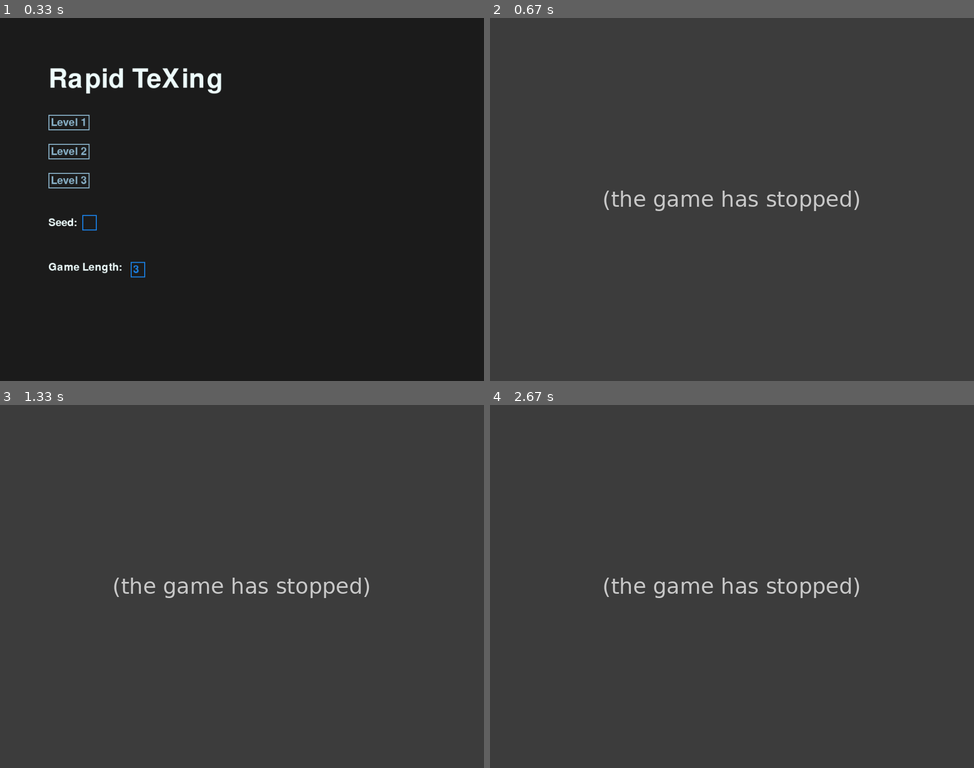
Above: before the commit, frames 1-4 (two rows, left to right).
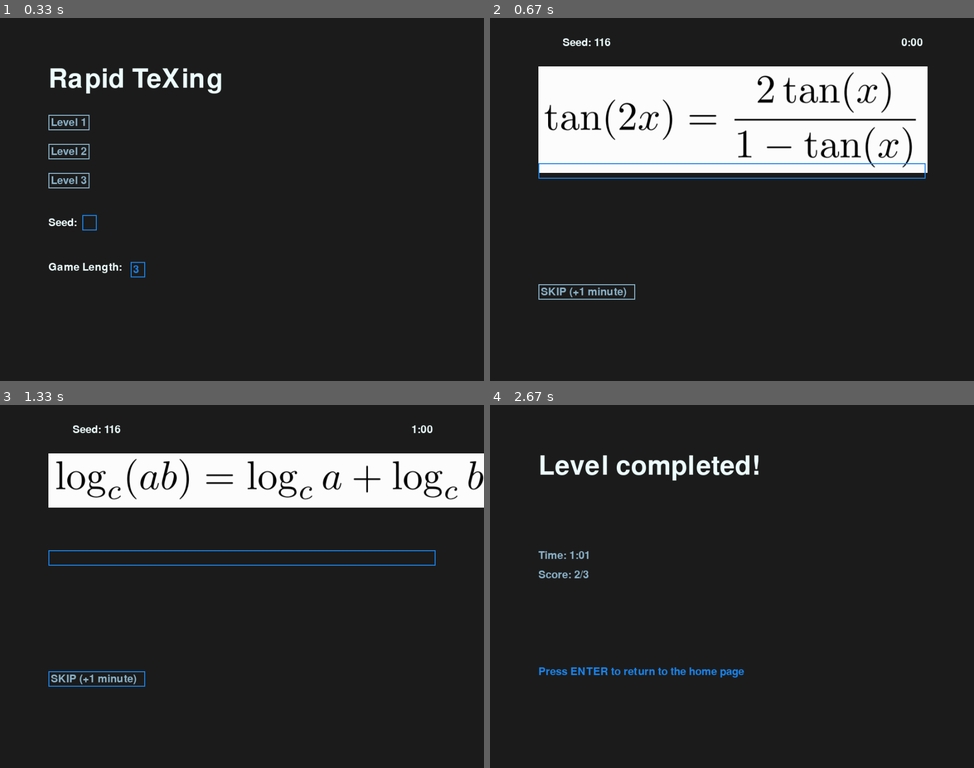
Above: after the commit, the same moments.

Repository: NiamV/OxfordHack
Game: pygame game, started from textInput.py
Two runs of this game, one before a commit and one after it. Both use one fixed random seed, a clock stepped at 60 frames per second and the inputs below.
Inputs (mouse positions are in pixels of both pictures, inside the frame that each line leads up to):
- Up to frame 1 (0.33 s): no input
- Up to frame 2 (0.67 s): click "Level 2" at 0.38 s
- Up to frame 3 (1.33 s): type "ann" at 0.67 s; tap Enter at 1 s; click (91, 669) at 1.27 s
- Up to frame 4 (2.67 s): click (911, 713) at 1.6 s; tap Enter at 2.38 s

Frame 1 is identical in both runs. In frame 2, 100% of the frame differs, in the area x 0-100%, y 0-100%; in frame 3, 100%; in frame 4, 100%.
Error before the commit: TypeError: 'map' object is not subscriptable (textInput.py line 230); the game stopped at 0.4 s (later frames are placeholders)

Commit message:
Updated textInput

Diff:
--- a/caraPygame.py
+++ /dev/null
@@ -1,24 +0,0 @@
-import pygame as pg
-
-
-pg.init()
-screen = pg.display.set_mode((128, 128))
-clock = pg.time.Clock()
-
-counter, text = 0, '0'.rjust(3)
-pg.time.set_timer(pg.USEREVENT, 1000)
-font = pg.font.SysFont('Consolas', 30)
-
-while True:
-    for e in pg.event.get():
-        if e.type == pg.USEREVENT:
-            counter += 1
-            text = str(counter).rjust(3) if counter > 0 else 'boom!'
-        if e.type == pg.QUIT: break
-    else:
-        screen.fill((255, 255, 255))
-        screen.blit(font.render(text, True, (0, 0, 0)), (32, 48))
-        pg.display.flip()
-        clock.tick(60)
-        continue
-    break
--- a/niamPygame.py
+++ /dev/null
@@ -1,41 +0,0 @@
-import pygame
-import sys
-
-import imageMapping
-import random
-
-pygame.init()
-
-screen = pygame.display.set_mode((800,900))
-
-clock = pygame.time.Clock()
-
-done = False
-
-imageCount = 8
-
-equationsFile = open("static/Equations.txt", "r").read().splitlines()
-
-# Redone every game
-count = 0
-n = random.randint(1,imageCount*(imageCount-1)*(imageCount-2))
-threeImages =  imageMapping.images(n, imageCount) # 3-tuple with the 3 id ints
-eqImg = [pygame.image.load("static/Eq" + str(threeImages[i]) + ".png") for i in range(0,3) ]
-eqTxt = [equationsFile[threeImages[i]-1] for i in range(0,3) ]
-
-while not done:
-    for event in pygame.event.get():
-            if event.type == pygame.QUIT:
-                    done = True
-            if event.type == pygame.KEYDOWN:
-                if event.key == pygame.K_SPACE:
-                    count += 1
-                    if count > 3:
-                        done = True
-                        break
-                    # Clear screen
-                    screen.fill((0,0,0))
-                    # Add next image
-                    screen.blit(eqImg[count-1], (0, 0))
-
-    pygame.display.flip()
--- a/textInput.py
+++ b/textInput.py
@@ -202,12 +202,12 @@
 
         # Sets the number of problems done to 0
         count = 0
-        GAME_LENGTH = int(gameLengthInput.text)
+        gameLength = int(gameLengthInput.text)
         numCorrect = 0
         currentImageCount = imageCount[level-1]
         possibleSeeds = (math.factorial(currentImageCount) / math.factorial(currentImageCount - gameLength))
         try:
-            if (isValidSeed(int(seedInput.text))):
+            if int(seedInput.text) > 0 and int(seedInput.text) <= possibleSeeds :
                 n = int(seedInput.text)
             else:
                 n = random.randint(1,possibleSeeds+1)
@@ -224,10 +224,9 @@
             scaleFactor = min((screenWidth - 2.0 * LEFT_MARGIN)/imgWidth, 150.0/imgHeight)
             return pg.transform.scale(img, (int(imgWidth * scaleFactor), int(imgHeight * scaleFactor)))
 
-        eqImg = map (scale, eqImg) # Updates eqImg with scaled image versions
         eqTxt = [equationsFile[level-1][threeImages[i]-1] for i in range(0,gameLength) ]
 
-        questions = [ Question(i, eqImg[i], eqTxt[i]) for i in range(gameLength)]
+        questions = [ Question(i, eqImg[i], eqTxt[i]) for i in range(0,gameLength)]
         skipButton = Button(LEFT_MARGIN, screenHeight - 200, 85, FONT_SIZE, "SKIP (+1 minute)")
 
         gameDone = False
